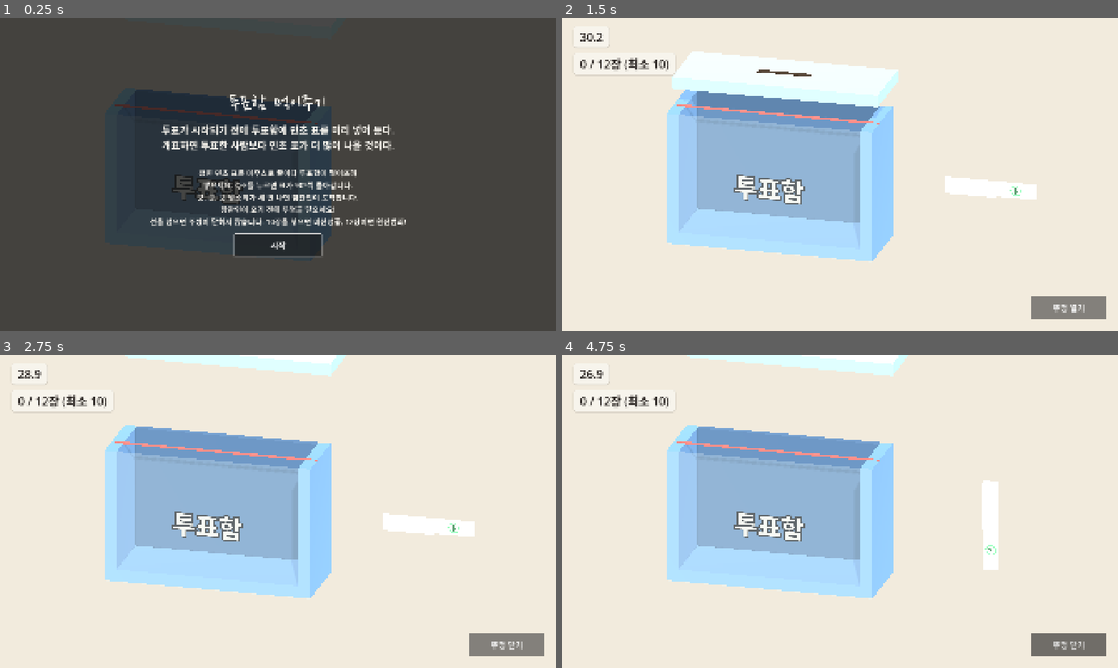
Above: before the commit, frames 1-4 (two rows, left to right).
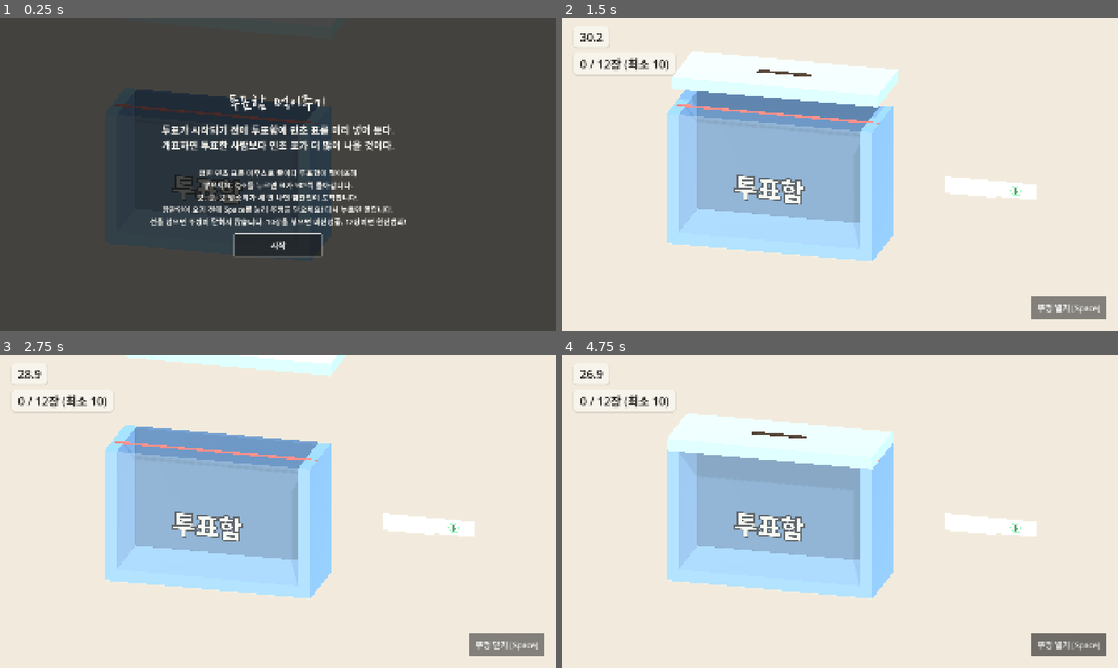
Above: after the commit, the same moments.

Repository: hahaha13791/mincho-game
Game: Godot game, scene res://minigames/ballot_box/ballot_box.tscn
Two runs of this game, one before a commit and one after it. Both use one fixed random seed, a clock stepped at 60 frames per second and the inputs below. This scene is started directly instead of the project's main scene.
Inputs (mouse positions are in pixels of both pictures, inside the frame that each line leads up to):
- Up to frame 1 (0.25 s): no input
- Up to frame 2 (1.5 s): click "시작" at 0.5 s; click "뚜껑 닫기" (after the commit: "뚜껑 닫기 [Space]") at 1.25 s
- Up to frame 3 (2.75 s): click "뚜껑 열기" (after the commit: "뚜껑 열기 [Space]") at 2 s
- Up to frame 4 (4.75 s): tap Enter (mg_confirm) at 2.75 s; move the mouse to (962, 495) at 2.77 s; hold Right (mg_right) 2.78-3.53 s; hold Space (mg_action) 2.78-3.53 s; click (962, 495) at 2.92 s; tap Q (mg_rotate_ccw) at 3.05, 3.6, 4.55 s; move the mouse to (728, 527) at 3.52 s; hold Down (mg_down) 3.53-4.28 s; tap Space (mg_action) at 3.8 s; move the mouse to (895, 442) at 4.27 s; hold Right (mg_right) from 4.28 s (still down); hold Space (mg_action) from 4.28 s (still down)

The runs differ from the first frame. In frame 1, 0.7% of the frame differs, in the area x 29-71%, y 60-63%; in frame 2, 0.2%; in frame 3, 0.2%; in frame 4, 7.8%, in the area x 18-97%, y 0-95%.

Commit message:
feat(minigames/ballot_box): Space로 뚜껑 닫기·열기
버튼과 같은 동작(선을 넘었으면 안 닫히고, 참관인이 있는 동안은 안 열림). 버튼과 튜토리얼에 키 표시.
뚜껑이 닫혀 있어도 Space는 받도록 입력 처리 순서를 바꿈

Co-Authored-By: Claude Opus 5.5 <noreply@anthropic.com>

Diff:
--- a/minigames/ballot_box/ballot_box.gd
+++ b/minigames/ballot_box/ballot_box.gd
@@ -34,7 +34,7 @@
 const THUMPS: int = 3 # 도착 예고 발소리 수. 하나씩 늘어난다
 const THUMP_GAP: float = 0.8 # 발소리 간격. 마지막 쿵 → 도착 = warn_lead - (THUMPS - 1) × 이 값
 const INTRO_TEXT: String = "투표가 시작되기 전에 투표함에 민초 표를 미리 넣어 둔다. 개표하면 투표한 사람보다 민초 표가 더 많이 나올 것이다." # 튜토리얼 위 칸: 어떤 수법인지
-const TUTORIAL_TEXT: String = "접힌 민초 표를 마우스로 끌어다 투표함에 떨어뜨려 쌓으세요. Q·E를 누르면 표가 90°씩 돌아갑니다.\n쿵, 쿵, 쿵 발소리가 세 번 나면 참관인이 도착합니다.\n참관인이 오기 전에 뚜껑을 닫으세요!\n선을 넘으면 뚜껑이 닫히지 않습니다. 10장을 넣으면 미션성공, 12장이면 완전범죄!"
+const TUTORIAL_TEXT: String = "접힌 민초 표를 마우스로 끌어다 투표함에 떨어뜨려 쌓으세요. Q·E를 누르면 표가 90°씩 돌아갑니다.\n쿵, 쿵, 쿵 발소리가 세 번 나면 참관인이 도착합니다.\n참관인이 오기 전에 Space를 눌러 뚜껑을 닫으세요! 다시 누르면 열립니다.\n선을 넘으면 뚜껑이 닫히지 않습니다. 10장을 넣으면 미션성공, 12장이면 완전범죄!"
 
 @export var id: StringName = &"ballot_box"
 @export var perfect_papers: int = 12 # 이 장수 이상 + 여유 있게 닫으면 완전범죄
@@ -157,9 +157,13 @@
 
 
 func _unhandled_input(event: InputEvent) -> void:
-	if _state != State.PLAYING or _lid_closed:
+	if _state != State.PLAYING:
 		return
-	if event.is_action_pressed("mg_rotate_ccw"):
+	if event.is_action_pressed("mg_action"): # Space = [뚜껑 닫기/열기] 버튼
+		_on_close_pressed()
+	elif _lid_closed:
+		return # 닫혀 있는 동안은 표를 집거나 돌리지 않는다
+	elif event.is_action_pressed("mg_rotate_ccw"):
 		_rotate_paper(PI / 2.0)
 	elif event.is_action_pressed("mg_rotate_cw"):
 		_rotate_paper(-PI / 2.0)
@@ -201,7 +205,7 @@
 
 func _set_lid(closed: bool) -> void:
 	_lid_closed = closed
-	$HUD/CloseButton.text = "뚜껑 열기" if closed else "뚜껑 닫기"
+	$HUD/CloseButton.text = "뚜껑 열기 [Space]" if closed else "뚜껑 닫기 [Space]"
 	if _lid_tween != null:
 		_lid_tween.kill()
 	_lid_tween = create_tween()
--- a/minigames/ballot_box/ballot_box.tscn
+++ b/minigames/ballot_box/ballot_box.tscn
@@ -60,4 +60,4 @@
 grow_horizontal = 0
 grow_vertical = 0
 focus_mode = 0
-text = "뚜껑 닫기"
+text = "뚜껑 닫기 [Space]"
Not shown, changed: .claude/CLAUDE.md
Not shown, changed: docs/todo/progress.md
Not shown, changed: docs/텍스트목록.md
